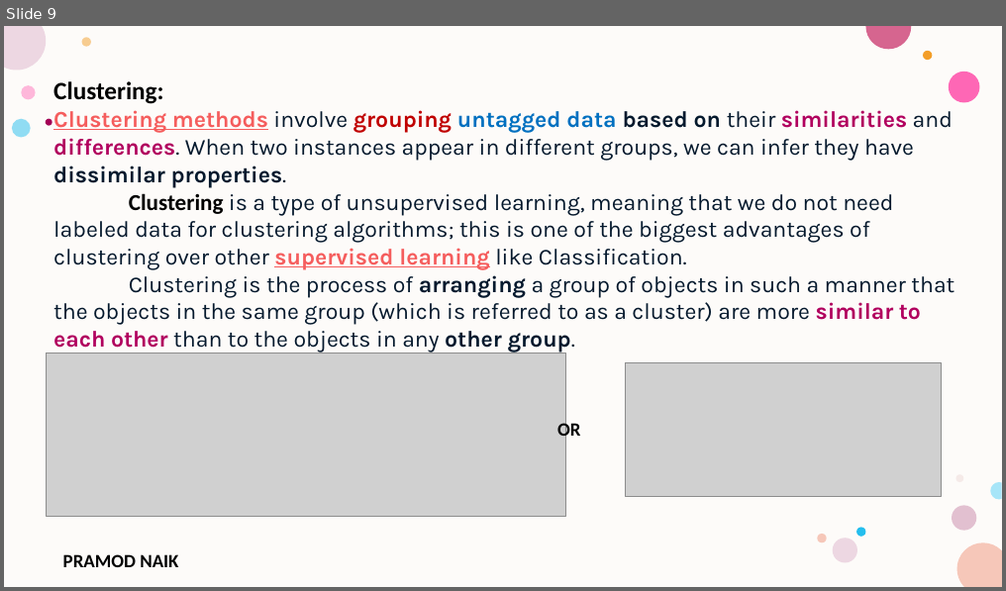
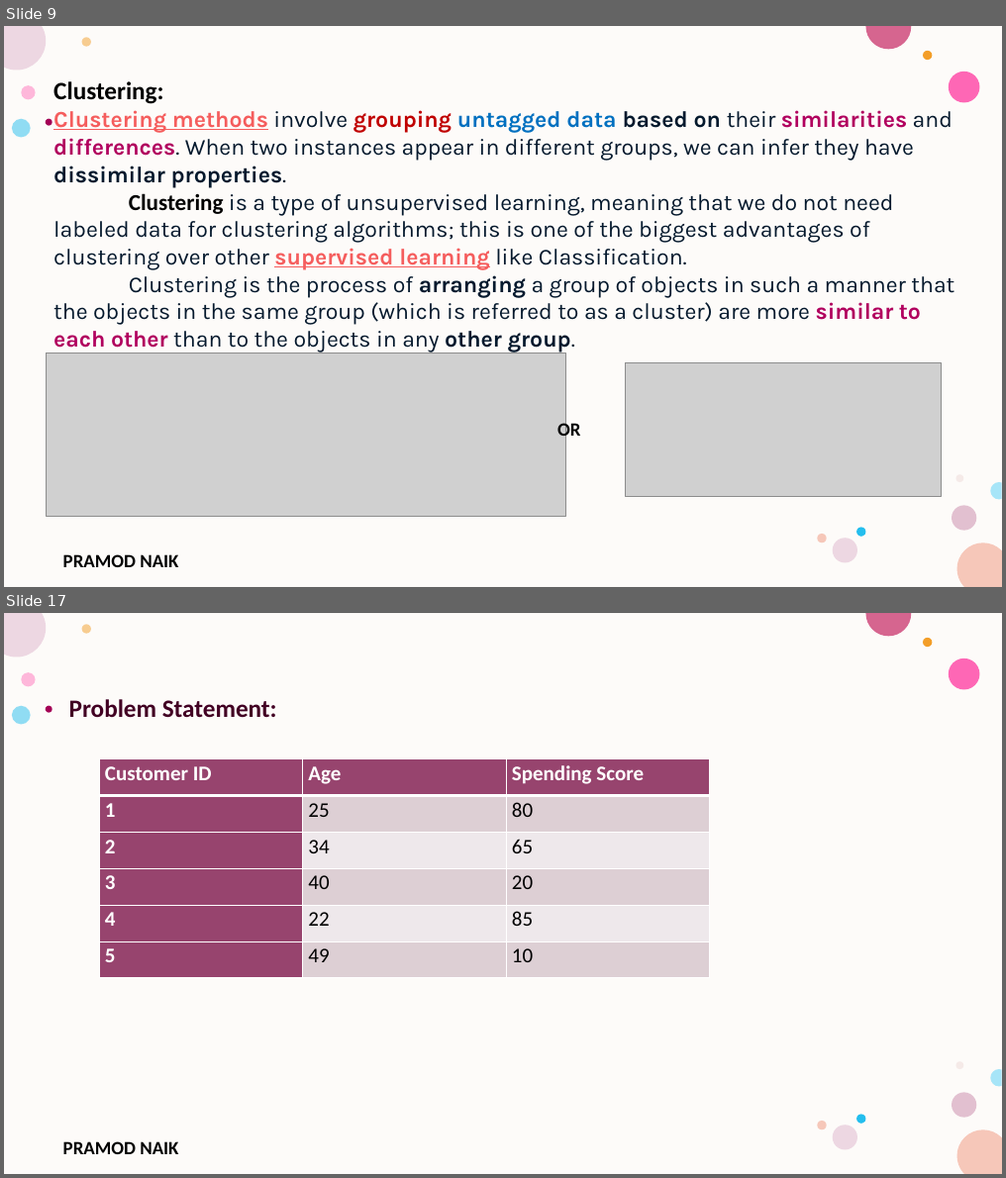
Before and after one commit to PRAMODNAIK-DEV/MCA-2nd-Sem-ML-Data-Analytics-Shridevi-College, a slide deck: Theory Class-Notes/Unit-3 Unsupervised Learning.pptx. Shown one above the other, each under a label of ours: slide 9 before the commit, slides 9 and 17 after it; the slides between them are not shown. The pictures are 1006x591 and 1006x1178 pixels, drawn with LibreOffice and Linux fonts; fonts in the diff are those of the drawing; grey boxes stand for pictures; background and template pictures are left out. Boxes give left, top, right and bottom in pixels: in the first picture for what was removed or moved away, otherwise in the second. Text is boxed around its words. In the diff, an @@ line names an element or a change of style, - is before the commit and + after.

```diff
--- a/Theory Class-Notes/Unit-3 Unsupervised Learning.pptx
+++ b/Theory Class-Notes/Unit-3 Unsupervised Learning.pptx
@@ slide 17 added at bbox=[4, 613, 1002, 1174], background #FFFFFF; not listed: 17 template elements that a slide beside it also shows @@
@@ text added at bbox=[69, 699, 277, 718], 24 pt, text #420023, bold @@
+Problem Statement:
@@ table added at bbox=[99, 759, 710, 978], 6 rows, 3 columns @@
+Customer ID | Age | Spending Score
+1 | 25 | 80
+2 | 34 | 65
+3 | 40 | 20
+4 | 22 | 85
+5 | 49 | 10
```
Also in this commit, not shown: 1 slide changed, 20 other slides added, 2 slides removed, 1 other file.
